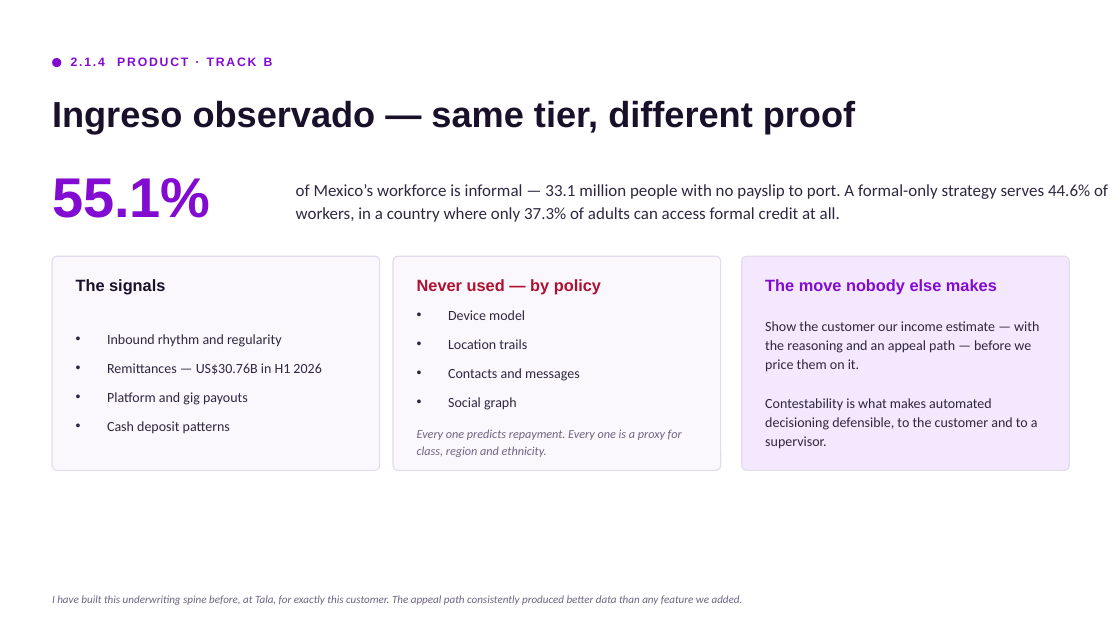
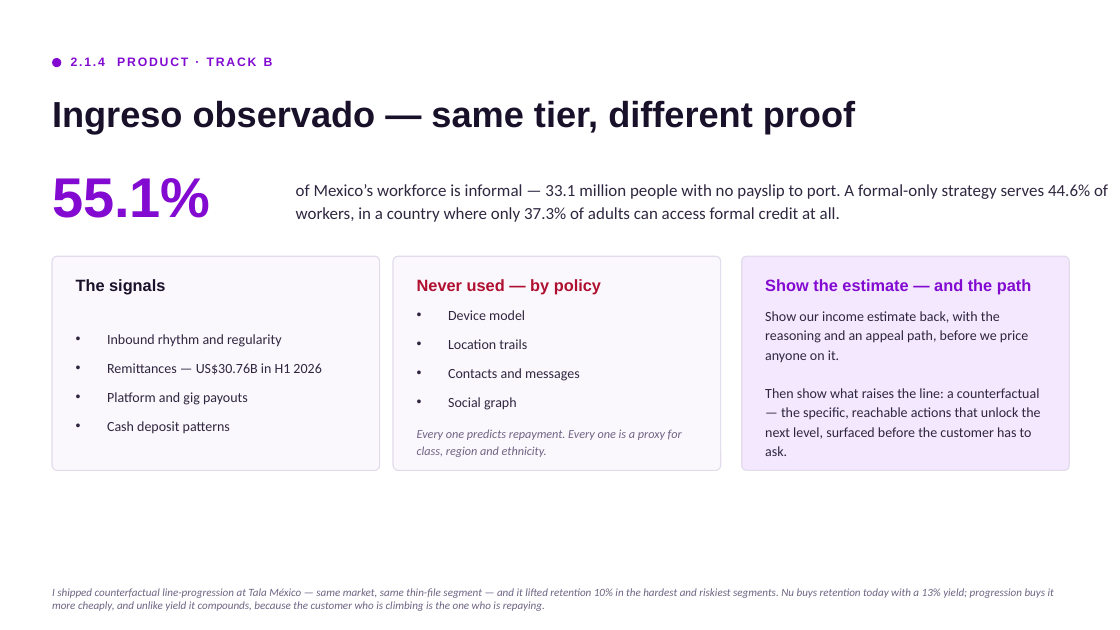
Before and after one commit to cemorr10-debug/nubank-case-prep, a slide deck: slide 10 of deck/Core_Mexico_Business_Case.pptx. Drawn at 1120x630 pixels with LibreOffice and Linux fonts; fonts in the diff are those of the drawing. Boxes give left, top, right and bottom in pixels: in the first picture for what was removed or moved away, otherwise in the second. Text is boxed around its words. In the diff, an @@ line names an element or a change of style, - is before the commit and + after.

```diff
--- a/deck/Core_Mexico_Business_Case.pptx
+++ b/deck/Core_Mexico_Business_Case.pptx
@@ text at <box>765,279,1031,295</box>: text changed @@
-The move nobody else makes
+Show the estimate — and the path
@@ text at <box>765,311,1041,456</box>: text changed @@
-Show the customer our income estimate — with the reasoning and an appeal path — before we price them on it.
-Contestability is what makes automated decisioning defensible, to the customer and to a supervisor.
+Show our income estimate back, with the reasoning and an appeal path, before we price anyone on it.
+Then show what raises the line: a counterfactual — the specific, reachable actions that unlock the next level, surfaced before the customer has to ask.
@@ text at <box>52,588,1054,611</box>: text changed @@
-I have built this underwriting spine before, at Tala, for exactly this customer. The appeal path consistently produced better data than any feature we added.
+I shipped counterfactual line-progression at Tala México — same market, same thin-file segment — and it lifted retention 10% in the hardest and riskiest segments. Nu buys retention today with a 13% yield; progression buys it more cheaply, and unlike yield it compounds, because the customer who is climbing is the one who is repaying.
```
Also in this commit, not shown: 7 other slides changed, 5 other files.
